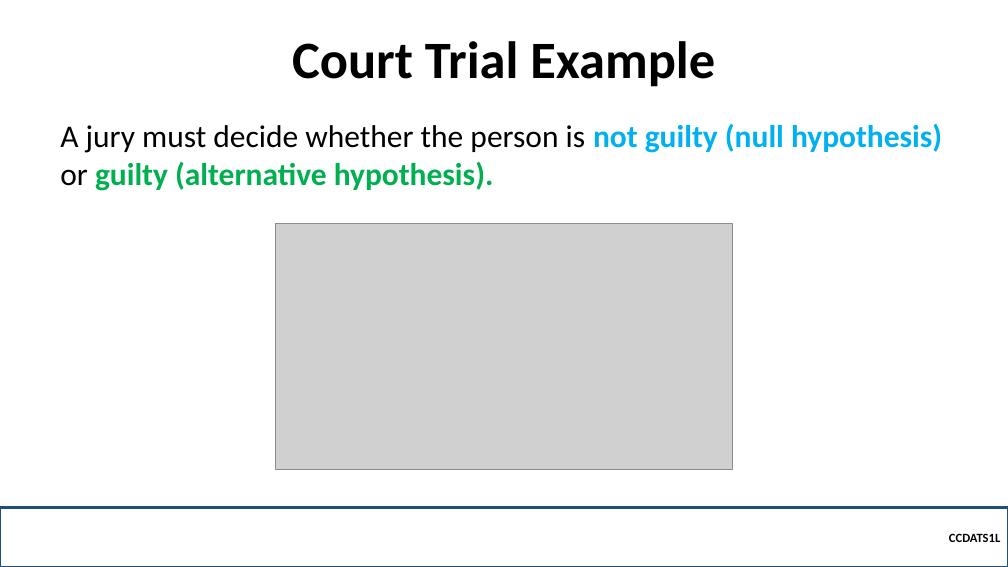
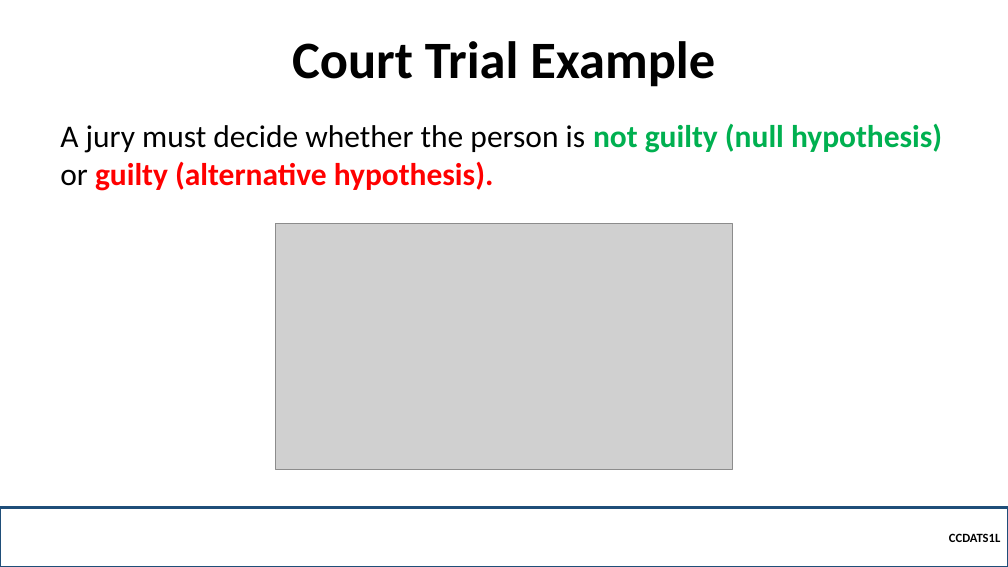
Before and after one commit to robitussin/CCDATS1L, a slide deck: slide 14 of week 10/Test of Significance.pptx (slide 12 before the commit). Drawn at 1008x567 pixels with LibreOffice and Linux fonts; fonts in the diff are those of the drawing; grey boxes stand for pictures; background and template pictures are left out. Boxes give left, top, right and bottom in pixels: in the first picture for what was removed or moved away, otherwise in the second. Text is boxed around its words. In the diff, an @@ line names an element or a change of style, - is before the commit and + after.

```diff
--- a/week 10/Test of Significance.pptx
+++ b/week 10/Test of Significance.pptx
@@ text "A jury must decide whether ..." at (60, 124, 942, 191): text colour #00B0F0 to #00B050 in "not guilty (null hypothesis)"; text colour #00B050 to #FF0000 in "guilty (alternative hypothesis)." @@
```
Also in this commit, not shown: 7 other slides changed, 10 slides added, 2 slides removed, 5 other files.
